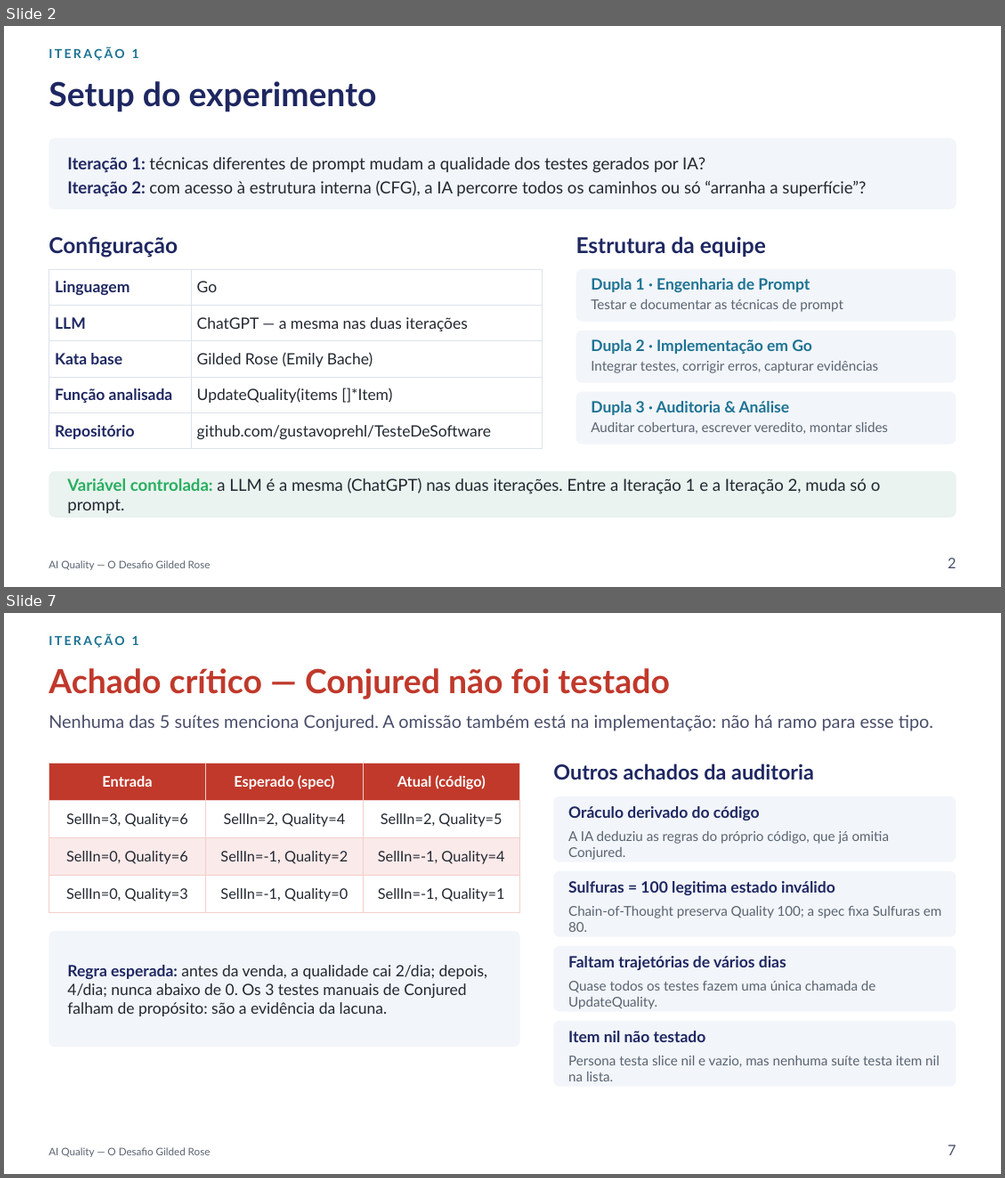
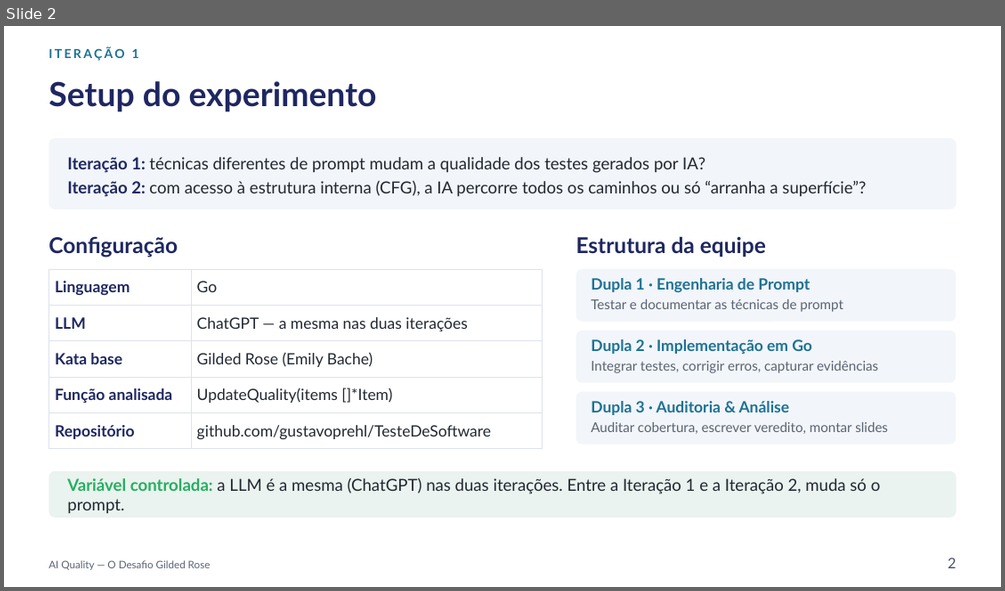
Before and after one commit to gustavoprehl/TesteDeSoftware, a slide deck: docs/iteracao2/AI_Quality_Gilded_Rose_IT2.pptx. Shown one above the other, each under a label of ours: slides 2 and 7 before the commit, slide 2 after it; the slides between them are not shown. The pictures are 1005x1178 and 1005x591 pixels, drawn with LibreOffice and Linux fonts; fonts in the diff are those of the drawing. Boxes give left, top, right and bottom in pixels: in the first picture for what was removed or moved away, otherwise in the second. Text is boxed around its words. In the diff, an @@ line names an element or a change of style, - is before the commit and + after.

```diff
--- a/docs/iteracao2/AI_Quality_Gilded_Rose_IT2.pptx
+++ b/docs/iteracao2/AI_Quality_Gilded_Rose_IT2.pptx
@@ slide 7 removed at (x1=4, y1=613, x2=1001, y2=1174), background #FFFFFF; not listed: 1 template element that a slide beside it also shows @@
@@ text removed at (x1=48, y1=634, x2=139, y2=648) @@
-ITERAÇÃO 1
@@ title removed at (x1=48, y1=668, x2=670, y2=699) @@
-Achado crítico — Conjured não foi testado
@@ text removed at (x1=48, y1=714, x2=933, y2=731) @@
-Nenhuma das 5 suítes menciona Conjured. A omissão também está na implementação: não há ramo para esse tipo.
@@ table removed at (x1=48, y1=763, x2=520, y2=905), 4 rows, 3 columns @@
-Entrada | Esperado (spec) | Atual (código)
-SellIn=3, Quality=6 | SellIn=2, Quality=4 | SellIn=2, Quality=5
-SellIn=0, Quality=6 | SellIn=-1, Quality=2 | SellIn=-1, Quality=4
-SellIn=0, Quality=3 | SellIn=-1, Quality=0 | SellIn=-1, Quality=1
@@ text removed at (x1=553, y1=763, x2=814, y2=779) @@
-Outros achados da auditoria
@@ rounded rectangle removed at (x1=554, y1=796, x2=956, y2=862) @@
@@ text removed at (x1=568, y1=806, x2=760, y2=820) @@
-Oráculo derivado do código
@@ text removed at (x1=568, y1=831, x2=890, y2=860) @@
-A IA deduziu as regras do próprio código, que já omitia Conjured.
@@ rounded rectangle removed at (x1=554, y1=871, x2=956, y2=937) @@
@@ text removed at (x1=568, y1=881, x2=835, y2=895) @@
-Sulfuras = 100 legitima estado inválido
@@ text removed at (x1=568, y1=906, x2=941, y2=932) @@
-Chain-of-Thought preserva Quality 100; a spec fixa Sulfuras em 80.
@@ rounded rectangle removed at (x1=48, y1=931, x2=520, y2=1046) @@
@@ rounded rectangle removed at (x1=554, y1=946, x2=956, y2=1012) @@
@@ text removed at (x1=568, y1=956, x2=786, y2=970) @@
-Faltam trajetórias de vários dias
@@ text removed at (x1=67, y1=965, x2=487, y2=1016) @@
-Regra esperada: antes da venda, a qualidade cai 2/dia; depois, 4/dia; nunca abaixo de 0. Os 3 testes manuais de Conjured falham de propósito: são a evidência da lacuna.
@@ text removed at (x1=568, y1=981, x2=875, y2=1009) @@
-Quase todos os testes fazem uma única chamada de UpdateQuality.
@@ rounded rectangle removed at (x1=554, y1=1021, x2=956, y2=1086) @@
@@ text removed at (x1=568, y1=1030, x2=706, y2=1042) @@
-Item nil não testado
@@ text removed at (x1=568, y1=1055, x2=939, y2=1081) @@
-Persona testa slice nil e vazio, mas nenhuma suíte testa item nil na lista.
@@ text removed at (x1=947, y1=1144, x2=955, y2=1155) @@
-7
```
Also in this commit, not shown: 13 slides changed, 3 other slides removed, 2 other files.
